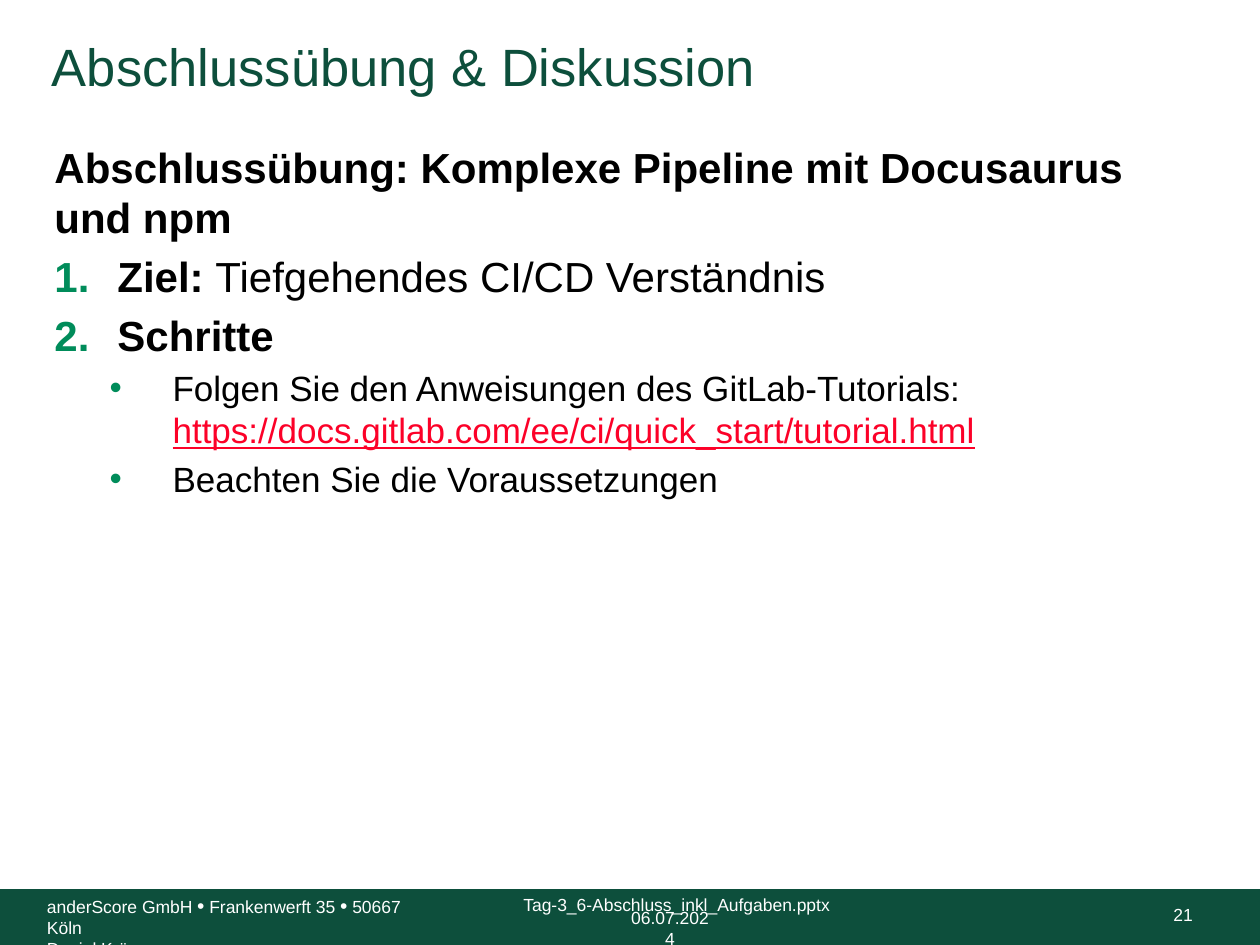
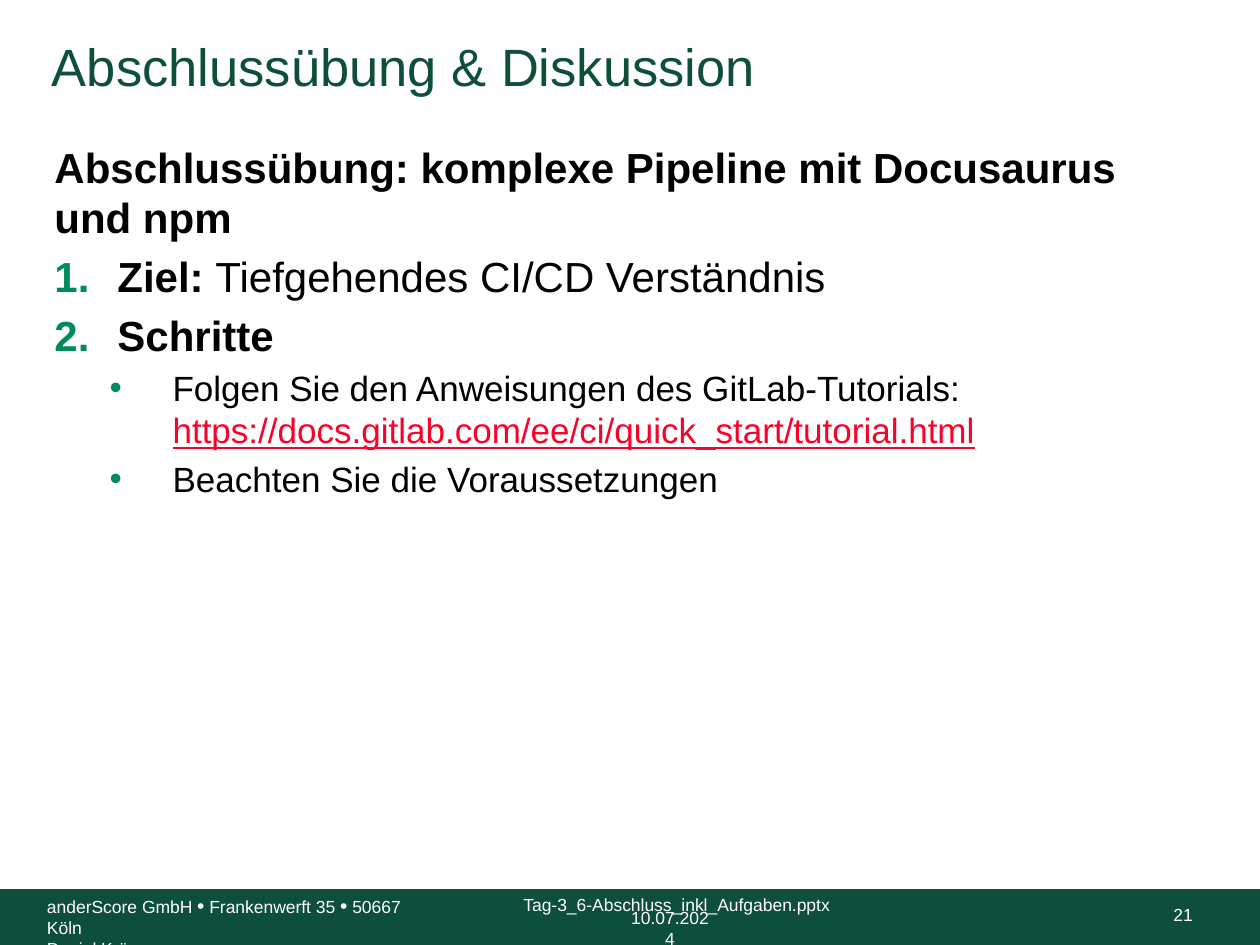
Before and after one commit to anderscore-gmbh/gitlab, a slide deck: slide 21 of slides/Tag-3_6-Abschluss_inkl_Aufgaben.pptx. Drawn at 1260x945 pixels with LibreOffice and Linux fonts; fonts in the diff are those of the drawing; background and template pictures are left out. Boxes give left, top, right and bottom in pixels: in the first picture for what was removed or moved away, otherwise in the second. Text is boxed around its words. In the diff, an @@ line names an element or a change of style, - is before the commit and + after.

```diff
--- a/slides/Tag-3_6-Abschluss_inkl_Aufgaben.pptx
+++ b/slides/Tag-3_6-Abschluss_inkl_Aufgaben.pptx
@@ text at (54,152,1116,242): text changed @@
-Abschlussübung: Komplexe Pipeline mit Docusaurus und npm
+Abschlussübung: komplexe Pipeline mit Docusaurus und npm
@@ text at (631,911,709,924): text changed @@
-06.07.2024
+10.07.2024
```
Also in this commit, not shown: 19 other slides changed, 5 other files.
